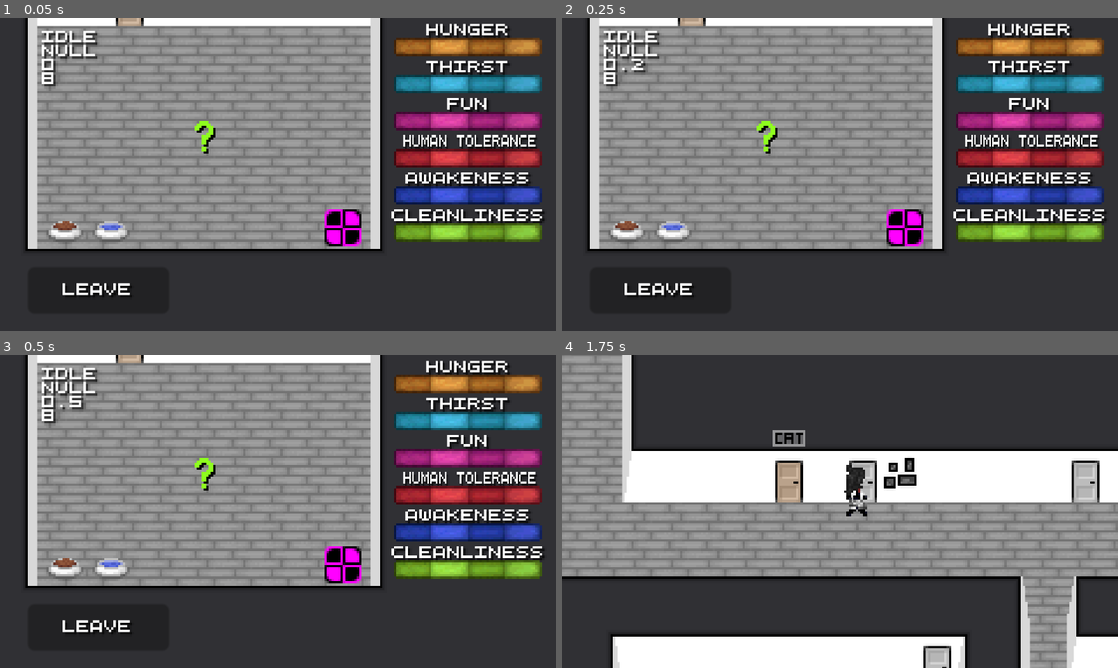
Above: before the commit, frames 1-4 (two rows, left to right).
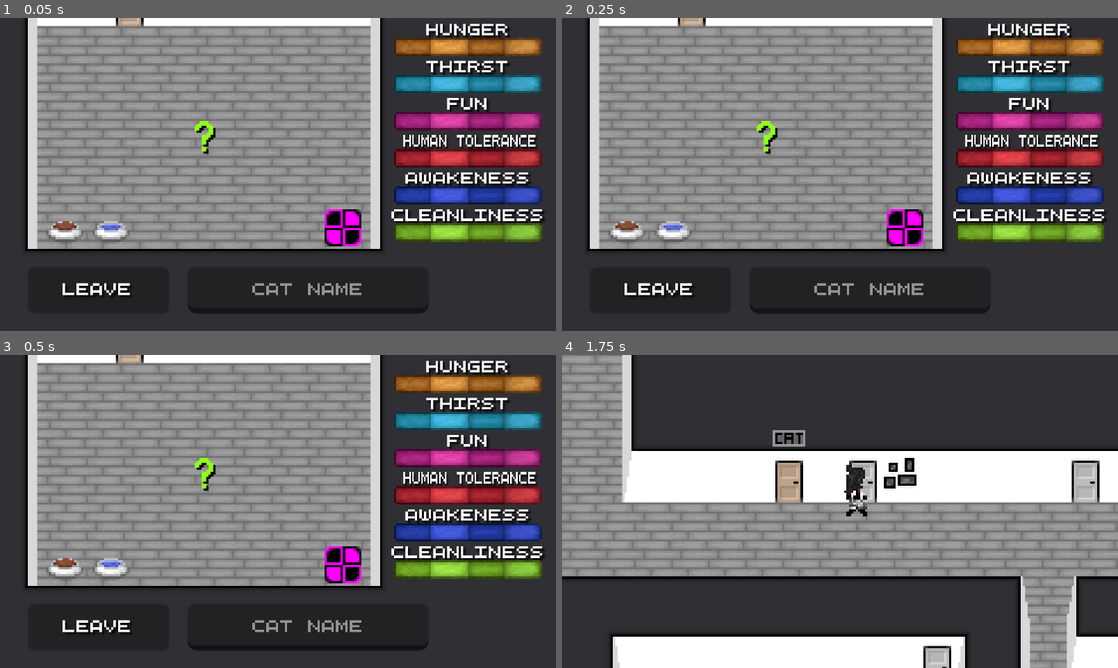
Above: after the commit, the same moments.

Repository: Theooolone/m-game
Game: Godot game, scene res://scenes/catsim/cat_sim.tscn
Same seed, same stepped clock (60 frames per second), same inputs: the game is played once before the commit and once after it. This scene is started directly instead of the project's main scene.
Inputs:
- Up to frame 1 (0.05 s): no input
- Up to frame 2 (0.25 s): no input
- Up to frame 3 (0.5 s): no input
- Up to frame 4 (1.75 s): click "Leave" at 0.5 s; tap Enter at 1.25 s; hold Right (right) from 1.28 s (still down); tap E (interact) at 1.35 s

The runs differ from the first frame. In frame 1, 1.8% of the frame differs, in the area x 7-78%, y 4-95%; in frame 2, 1.9%; in frame 3, 1.9%; in frame 4, nothing differs.

Commit message:
Updated Cat Minigame

Diff:
--- a/project.godot
+++ b/project.godot
@@ -109,6 +109,11 @@
 "events": [Object(InputEventKey,"resource_local_to_scene":false,"resource_name":"","device":-1,"window_id":0,"alt_press …(182 unchanged characters)…
 ]
 }
+debug_menu={
+"deadzone": 0.5,
+"events": [Object(InputEventKey,"resource_local_to_scene":false,"resource_name":"","device":-1,"window_id":0,"alt_pressed":false,"shift_pressed":false,"ctrl_pressed":false,"meta_pressed":false,"pressed":false,"keycode":4194334,"physical_keycode":0,"key_label":0,"unicode":0,"echo":false,"script":null)
+]
+}
 
 [rendering]
 
--- a/scenes/catsim/cat_sim.tscn
+++ b/scenes/catsim/cat_sim.tscn
@@ -12,6 +12,7 @@
 [ext_resource type="AudioStream" uid="uid://c5bmkp0gf01bh" path="res://assets/sounds/meow3.wav" id="9_yl3ha"]
 [ext_resource type="LabelSettings" uid="uid://dguaiif1dpkwk" path="res://resources/5px.tres" id="10_qs8rk"]
 [ext_resource type="Texture2D" uid="uid://427jkl1tb851" path="res://assets/textures/alerts/question_mark.png" id="12_bfw1o"]
+[ext_resource type="FontFile" uid="uid://d0bw2pjoup6pc" path="res://assets/fonts/5px.ttf" id="13_breyg"]
 
 [sub_resource type="ShaderMaterial" id="ShaderMaterial_8seon"]
 shader = ExtResource("5_8pllu")
@@ -43,6 +44,10 @@
 stream_2/stream = ExtResource("9_yl3ha")
 stream_2/weight = 1.0
 
+[sub_resource type="Theme" id="Theme_35v54"]
+LineEdit/font_sizes/font_size = 5
+LineEdit/fonts/font = ExtResource("13_breyg")
+
 [node name="CatSim" type="Node2D"]
 script = ExtResource("1_jus8a")
 
@@ -149,6 +154,7 @@
 bus = &"Ambient"
 
 [node name="Label" type="Label" parent="."]
+visible = false
 offset_left = -102.0
 offset_top = -63.0
 offset_right = -72.0
@@ -175,6 +181,16 @@
 vertical_alignment = 1
 metadata/_edit_lock_ = true
 
+[node name="LineEdit" type="LineEdit" parent="."]
+offset_left = -39.0
+offset_top = 40.0
+offset_right = 65.0
+offset_bottom = 60.0
+theme = SubResource("Theme_35v54")
+placeholder_text = "Cat Name"
+alignment = 1
+max_length = 16
+
 [connection signal="timeout" from="StatTickTimer" to="." method="_on_stat_tick_timer_timeout"]
 [connection signal="timeout" from="CatIdleWalkTimer" to="." method="_on_cat_idle_walk_timeout"]
 [connection signal="timeout" from="MeowTimer" to="." method="_on_meow_timer_timeout"]
--- a/scripts/Cat.gd
+++ b/scripts/Cat.gd
@@ -112,7 +112,14 @@
 	$Label.text = State.keys()[current_state] \
 		+ "\n" + stat_goal_text \
 		+ "\n" + str(round(10*(8-random_refill_timer_node.time_left))/10) \
-		+ "\n" + lowest_useable_stat_text
+		+ "\n" + lowest_useable_stat_text \
+		+ "\n" + str(seconds_elapsed)
+
+	if Input.is_action_just_pressed("debug_menu"):
+		if not $Label.visible:
+			$Label.show()
+		else:
+			$Label.hide()
 
 @onready var min_idle_range = $MinIdleRange.position
 @onready var max_idle_range = $MaxIdleRange.position
@@ -152,7 +159,14 @@
 
 @onready var random_refill_timer_node = $RandomRefillTimer
 
+var msec_start
+var msec_elapsed
+var seconds_elapsed
+
 func _process(delta):
+	msec_elapsed = (Time.get_ticks_msec()-msec_start)*Engine.time_scale
+	seconds_elapsed = msec_elapsed/1000.0
+
 	match current_state:
 		State.IDLE:
 			idle_process(delta)
@@ -160,6 +174,8 @@
 			walking_process(delta)
 	#	State.USING:
 	#		using_process(delta)
+
+	$StatTickTimer.wait_time = 160/(seconds_elapsed+70) * 1/stats.size()
 
 	if current_state == State.IDLE:
 		# Cat will look for valid objects to use more often the lower the lowest stat is
@@ -180,14 +196,17 @@
 # Misc
 
 func _ready():
+
+	msec_start = Time.get_ticks_msec()
+
 	new_stat("hunger", $Hunger, $Food, null, eat, fill_food_bowl)
 	new_stat("thirst", $Thirst, $Water, null, drink, fill_water_bowl)
 	new_stat("fun", $Fun)
 	new_stat("human_tolerance", $"Human Tolerance")
-	new_stat("awakeness", $Awakeness, $Bed, null, null, null, 64, 10)
+	new_stat("awakeness", $Awakeness, $Bed, null, sleep, null, 64, 10)
 	new_stat("cleanliness", $Cleanliness)
 
-	$StatTickTimer.wait_time = 3/stats.size()
+
 
 	$Cat/Button.button_down.connect(pet)
 
Not shown: 1 places in scenes/catsim/cat_sim.tscn that only renumber resources
